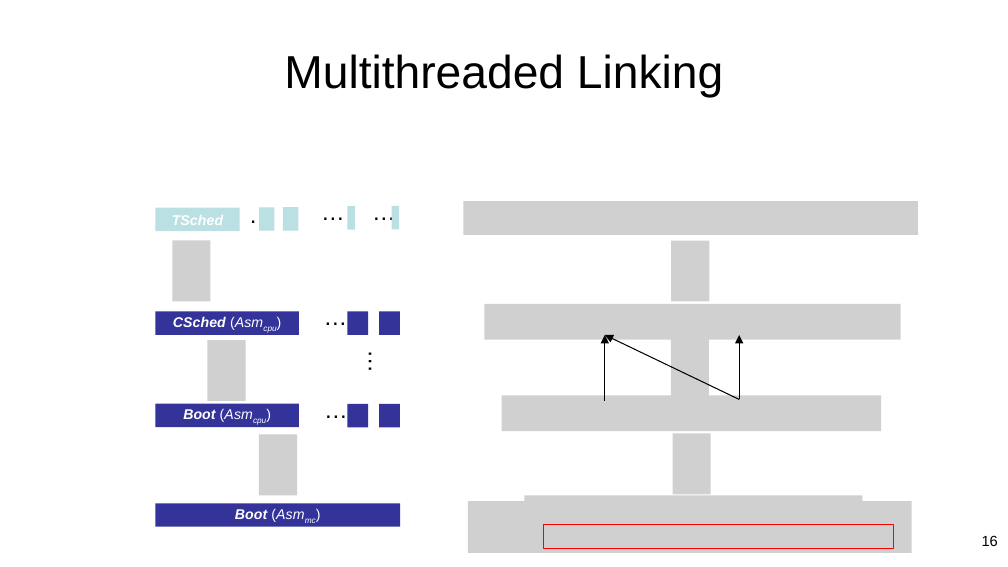
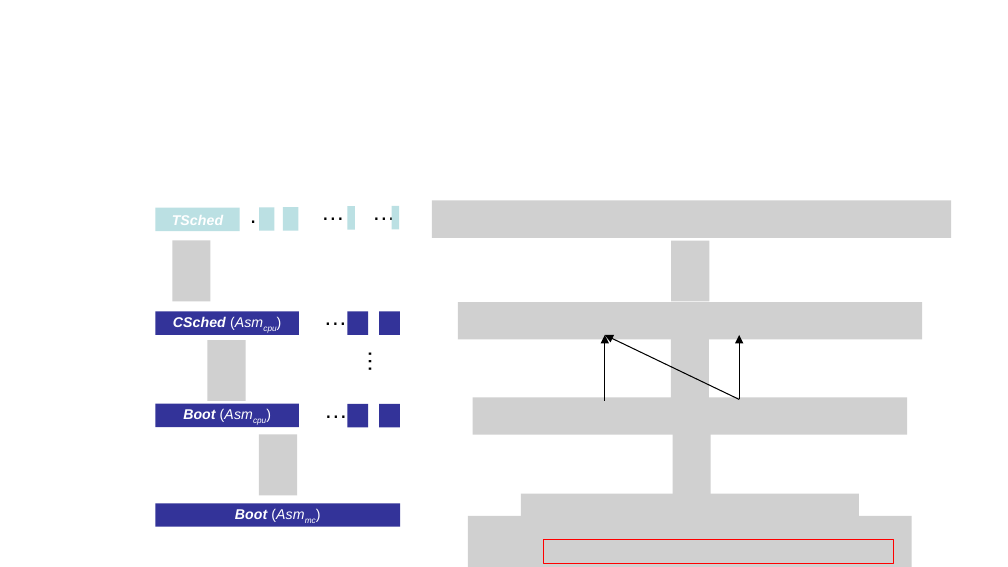
Before and after one commit to jieungkim/phd_thesis, a slide deck: slide 18 of figs/conlink/concurrent_linking.pptx (slide 16 before the commit). Drawn at 1008x567 pixels with LibreOffice and Linux fonts; fonts in the diff are those of the drawing; grey boxes stand for pictures. Boxes give left, top, right and bottom in pixels: in the first picture for what was removed or moved away, otherwise in the second. Text is boxed around its words. In the diff, an @@ line names an element or a change of style, - is before the commit and + after.

```diff
--- a/figs/conlink/concurrent_linking.pptx
+++ b/figs/conlink/concurrent_linking.pptx
@@ title removed at (284, 54, 723, 98) @@
-Multithreaded Linking
@@ picture: place and size @@
-picture at (464, 201, 918, 235)
+picture at (431, 201, 951, 238)
@@ picture: place and size @@
-picture at (484, 303, 900, 339)
+picture at (458, 302, 922, 340)
@@ picture: place and size @@
-picture at (502, 395, 881, 430)
+picture at (473, 397, 907, 434)
@@ picture: place and size @@
-picture at (468, 501, 911, 552)
+picture at (468, 516, 911, 567)
@@ rectangle: place and size @@
-rectangle at (543, 525, 894, 548)
+rectangle at (543, 539, 894, 562)
@@ page number removed at (982, 535, 998, 546) @@
-16
```
Also in this commit, not shown: 22 other slides changed, 8 slides added, 13 slides removed, 10 other files.
